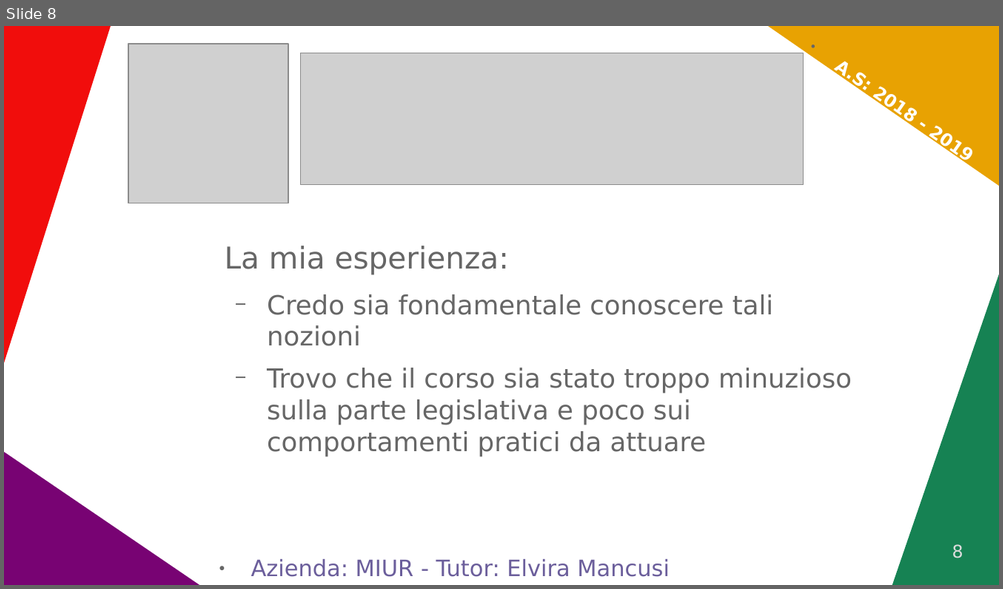
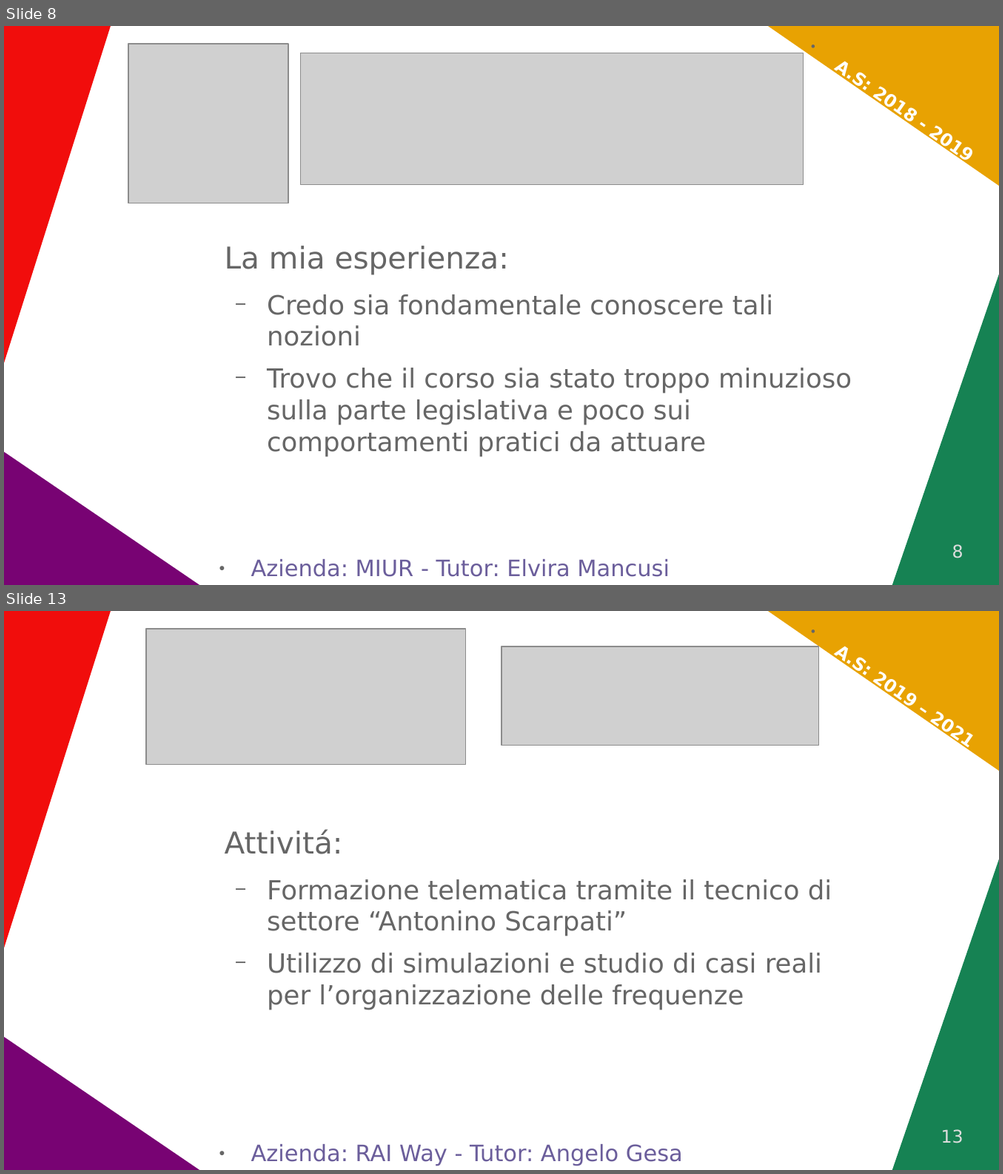
Before and after one commit to WAPEETY/media-way, a slide deck: proof_of_concept/PCTO.odp. Shown one above the other, each under a label of ours: slide 8 before the commit, slides 8 and 13 after it; the slides between them are not shown. The pictures are 1003x589 and 1003x1174 pixels, drawn with LibreOffice and Linux fonts; fonts in the diff are those of the drawing; grey boxes stand for pictures. Boxes give left, top, right and bottom in pixels: in the first picture for what was removed or moved away, otherwise in the second. Text is boxed around its words. In the diff, an @@ line names an element or a change of style, - is before the commit and + after.

```diff
--- a/proof_of_concept/PCTO.odp
+++ b/proof_of_concept/PCTO.odp
@@ slide 13 added at box(4, 611, 999, 1170), background #FFFFFF; not listed: 4 template elements that a slide beside it also shows @@
@@ picture added at box(145, 629, 465, 766) @@
@@ picture added at box(501, 647, 819, 746) @@
@@ text added at box(834, 646, 867, 676), 14 pt, text #FFFFFF, bold @@
+● A.S: 2019 – 2021
@@ text added at box(225, 829, 831, 1011), 21 pt, text #666666 @@
+Attivitá:
+  − Formazione telematica tramite il tecnico di settore “Antonino Scarpati”
+  − Utilizzo di simulazioni e studio di casi reali per l’organizzazione delle frequenze
@@ page number added at box(941, 1130, 963, 1144), 14 pt, text #DDDDDD @@
+13
@@ text added at box(251, 1145, 683, 1167), 18 pt, text #6B5E9B @@
+● Azienda: RAI Way - Tutor: Angelo Gesa
```
Also in this commit, not shown: 6 other slides added.
